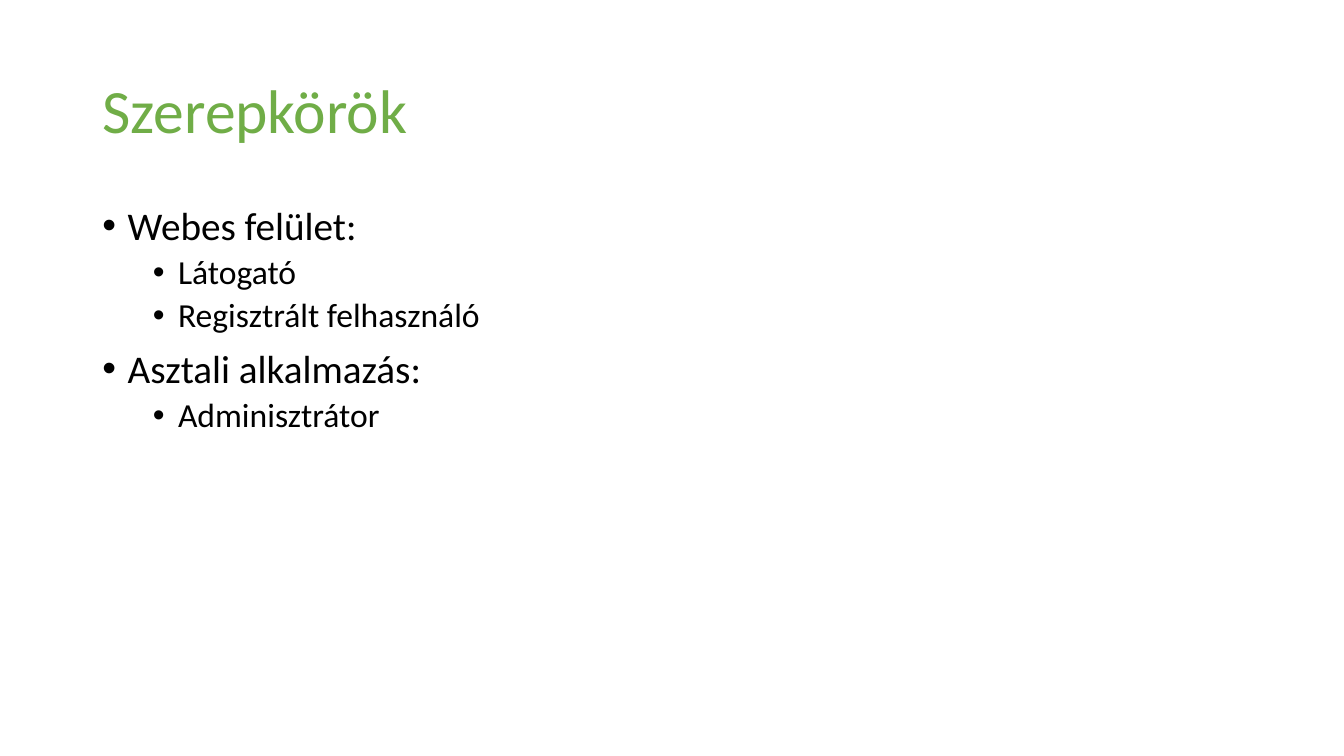
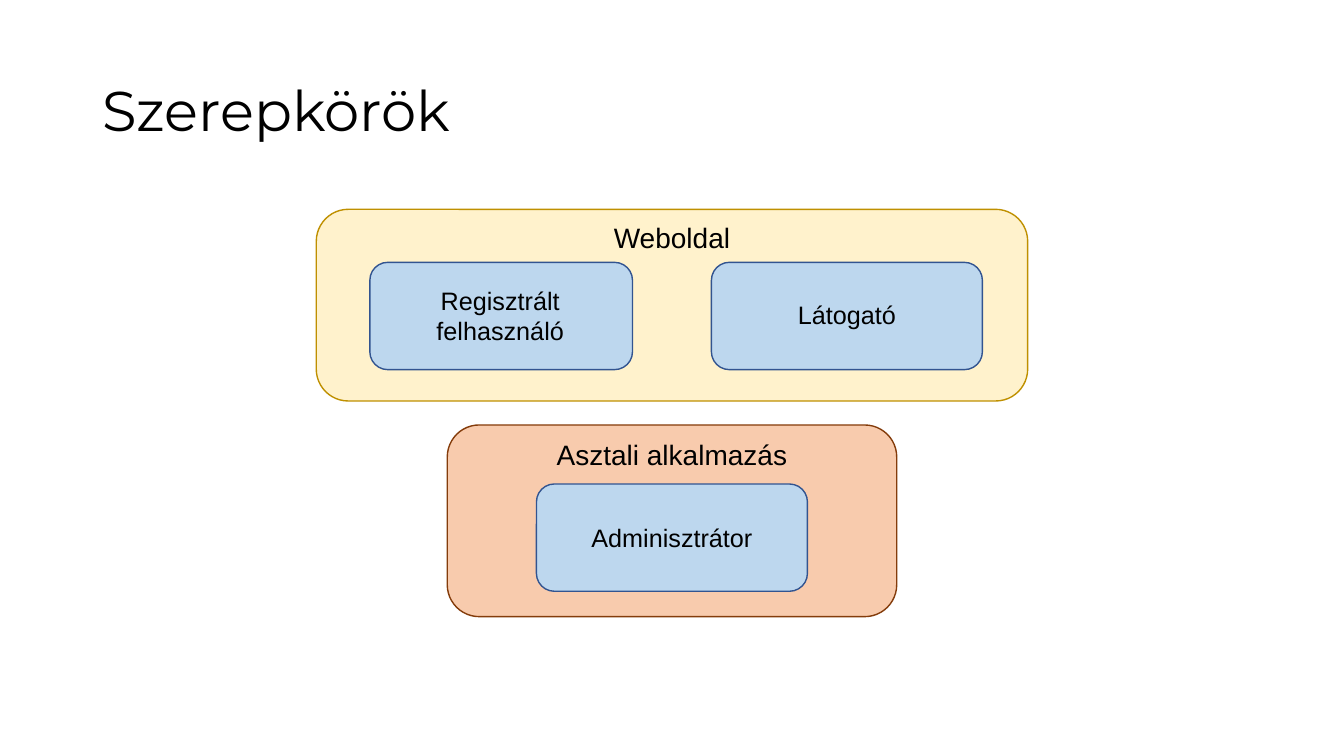
Before and after one commit to fedorbenjamin02/Vizsgaremek2024, a slide deck: slide 4 of Mellékletek/Prezentáció/Frissfutár_prezentáció.pptx (slide 5 before the commit). Drawn at 1344x756 pixels with LibreOffice and Linux fonts; fonts in the diff are those of the drawing. Boxes give left, top, right and bottom in pixels: in the first picture for what was removed or moved away, otherwise in the second. Text is boxed around its words. In the diff, an @@ line names an element or a change of style, - is before the commit and + after.

```diff
--- a/Mellékletek/Prezentáció/Frissfutár_prezentáció.pptx
+++ b/Mellékletek/Prezentáció/Frissfutár_prezentáció.pptx
@@ title "Szerepkörök" at (102,89,450,142): size 44 to 40 pt, font Calibri to Montserrat, text colour #70AD47 to #000000 @@
@@ text removed at (128,212,480,428) @@
-• Webes felület:
-  • Látogató
-  • Regisztrált felhasználó
-• Asztali alkalmazás:
-  • Adminisztrátor
@@ rounded rectangle added at (317,210,1028,401), fill #FFF2CC, outline #BF9000 1 pt @@
@@ text added at (614,227,730,249), 20 pt, text #000000 @@
+Weboldal
@@ rounded rectangle added at (370,262,633,369), fill #BDD7EE, outline #325491 1 pt @@
@@ rounded rectangle added at (712,262,983,369), fill #BDD7EE, outline #325491 1 pt @@
@@ text added at (436,291,563,341), 18 pt, text #000000 @@
+Regisztrált felhasználó
@@ text added at (798,305,896,329), 18 pt, text #000000 @@
+Látogató
@@ rounded rectangle added at (448,425,897,617), fill #F8CBAD, outline #843C0B 1 pt @@
@@ text added at (557,444,787,466), 20 pt, text #000000 @@
+Asztali alkalmazás
@@ rounded rectangle added at (536,484,808,591), fill #BDD7EE, outline #325491 1 pt @@
@@ text added at (591,528,752,548), 18 pt, text #000000 @@
+Adminisztrátor
```
Also in this commit, not shown: 8 other slides changed, 1 slide added, 4 slides removed.
